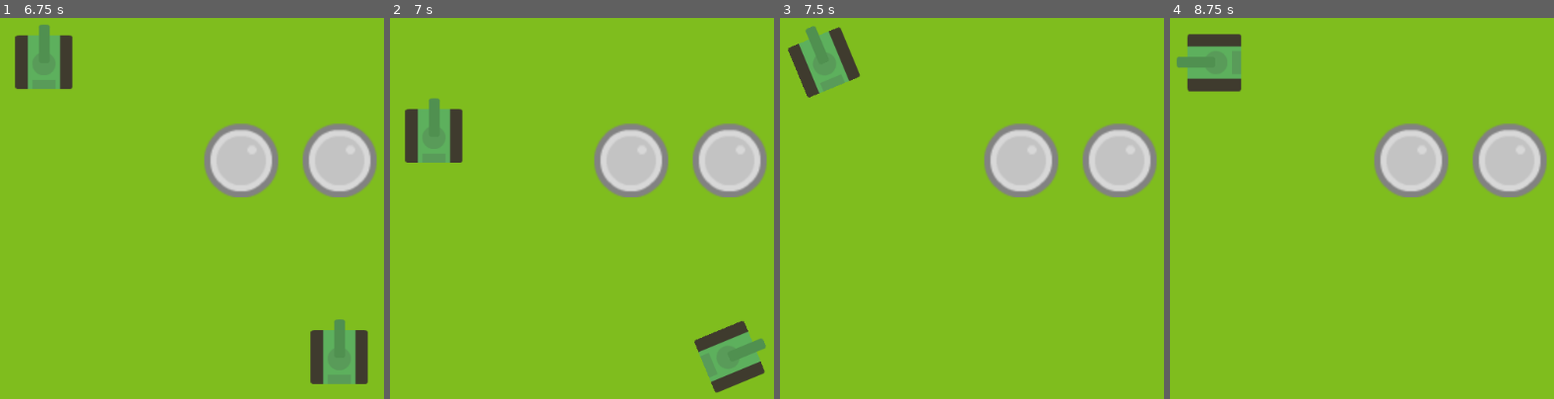
Above: before the commit, frames 1-4 (left to right).
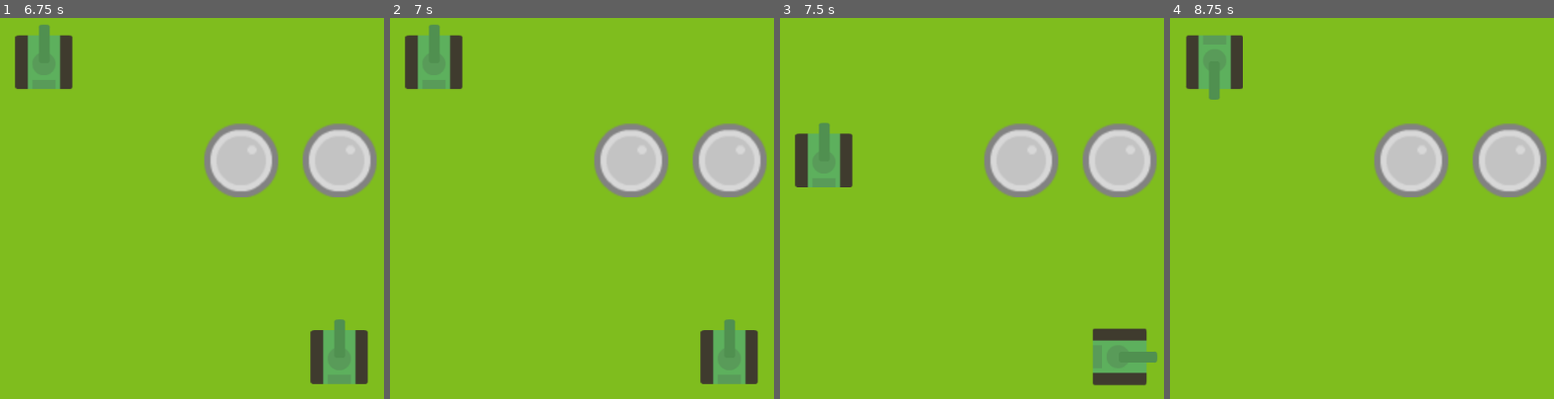
Above: after the commit, the same moments.

Repository: lendroit/tanktank
Game: Godot game, scene res://World.tscn
The game is run twice, just before and just after one commit, with the same random seed, the same clock (stepped at 60 frames per second) and the same inputs.
Inputs:
- Up to frame 1 (6.75 s): tap Enter (end_turn_p1) at 0.5, 2, 3.5, 5.85 s; hold Right (rotate_right_p1) 0.53-1.28 s; hold S (move_backward_p2) 0.53-1.28 s; tap Up (move_frontward_p1) at 0.8, 1.35, 6.05 s; tap Space (shoot_p1) at 1.25, 2.75, 3.8, 4.25, 4.35 s; hold Down (move_backward_p1) 1.28-2.03 s; tap Z (move_frontward_p2) at 1.55 s; hold Z (move_frontward_p2) 2.03-2.78 s; hold Right (rotate_right_p1) 2.03-3.53 s; tap Q (rotate_left_p2) at 2.3, 2.85 s; tap D (rotate_right_p2) at 3.05 s; hold D (rotate_right_p2) 3.53-4.28 s; hold Left (rotate_left_p1) 3.53-5.03 s; tap A (shoot_p2) at 4.55 s; hold Down (move_backward_p1) 5.03-5.78 s; hold A (shoot_p2) 5.03-5.78 s; tap S (move_backward_p2) at 5.3 s; hold Right (rotate_right_p1) from 5.78 s (still down); hold E (end_turn_p2) from 6.53 s (still down)
- Up to frame 2 (7 s): keep holding Right (rotate_right_p1); keep holding E (end_turn_p2); tap Z (move_frontward_p2) at 6.8 s
- Up to frame 3 (7.5 s): keep holding Right (rotate_right_p1); release E (end_turn_p2) at 7.28 s; tap S (move_backward_p2) at 7.35 s
- Up to frame 4 (8.75 s): tap Q (rotate_left_p2) at 7.55 s; release Right (rotate_right_p1) at 8.03 s; hold Down (move_backward_p1) from 8.03 s (still down); hold Up (move_frontward_p1) from 8.03 s (still down); tap D (rotate_right_p2) at 8.3 s

Frame 1 is identical in both runs. In frame 2, 6.1% of the frame differs, in the area x 3-98%, y 1-99%; in frame 3, 6.6%, in the area x 2-99%, y 2-97%; in frame 4, 1.5%.

Commit message:
refactor: Split logic of input and tank logic

Diff:
--- a/Grid.gd
+++ b/Grid.gd
@@ -12,7 +12,8 @@
 const INITIAL_POSITION_PLAYER_1 = Vector2(3, 3)
 const INITIAL_POSITION_PLAYER_2 = Vector2(0, 0)
 
-var TankClass = preload("res://Tank/Tank.tscn")
+var Tank1 = preload("res://Tank/Tank1.tscn")
+var Tank2 = preload("res://Tank/Tank2.tscn")
 
 var player_1_ready = false
 var player_2_ready = false
@@ -54,7 +55,11 @@
 	object_positions = array
 
 func place_tank(initial_position: Vector2, tank_name: String):
-	var new_tank = TankClass.instance()
+	var new_tank
+	if tank_name == "PLAYER_1":
+		new_tank = Tank1.instance()
+	if tank_name == "PLAYER_2":
+		new_tank = Tank2.instance()
 	new_tank.tank_name = tank_name
 
 	var world_position = self.map_to_world(initial_position)
--- a/Tank/Tank.gd
+++ b/Tank/Tank.gd
@@ -21,44 +21,6 @@
 }
 
 var actions_queue = []
-
-func _input(event):
-	if is_executing_actions:
-		return
-
-#TODO Create Tank1 and Tank2 that implements the _input actions
-	if self.tank_name == "PLAYER_1":
-		if event.is_action_pressed("rotate_right_p1"):
-			actions_queue.append(Actions.ROTATE_RIGHT)
-
-		if event.is_action_pressed("rotate_left_p1"):
-			actions_queue.append(Actions.ROTATE_LEFT)
-
-		if event.is_action_pressed("move_frontward_p1"):
-			actions_queue.append(Actions.MOVE_FRONTWARD)
-
-		if event.is_action_pressed("move_backward_p1"):
-			actions_queue.append(Actions.MOVE_BACKWARD)
-
-		if event.is_action_pressed("shoot_p1"):
-			actions_queue.append(Actions.SHOOT)
-
-
-	if self.tank_name == "PLAYER_2":
-		if event.is_action_pressed("rotate_right_p2"):
-			actions_queue.append(Actions.ROTATE_RIGHT)
-
-		if event.is_action_pressed("rotate_left_p2"):
-			actions_queue.append(Actions.ROTATE_LEFT)
-
-		if event.is_action_pressed("move_frontward_p2"):
-			actions_queue.append(Actions.MOVE_FRONTWARD)
-
-		if event.is_action_pressed("move_backward_p2"):
-			actions_queue.append(Actions.MOVE_BACKWARD)
-
-		if event.is_action_pressed("shoot_p2"):
-			actions_queue.append(Actions.SHOOT)
 
 
 func move_frontward():
--- a/Tank/Tank.tscn
+++ b/Tank/Tank.tscn
@@ -16,7 +16,9 @@
 texture = ExtResource( 2 )
 
 [node name="Tween" type="Tween" parent="."]
-[connection signal="tween_completed" from="Tween" to="." method="_on_Tween_tween_completed"]
 
 [node name="Laser" parent="." instance=ExtResource( 4 )]
 position = Vector2( 0.260712, -49.5828 )
+
+[node name="Script" type="Node2D" parent="."]
+[connection signal="tween_completed" from="Tween" to="." method="_on_Tween_tween_completed"]
--- /dev/null
+++ b/Tank/Tank1.tscn
@@ -0,0 +1,9 @@
+[gd_scene load_steps=3 format=2]
+
+[ext_resource path="res://Tank/Tank.tscn" type="PackedScene" id=1]
+[ext_resource path="res://Tank/Tank1Input.gd" type="Script" id=2]
+
+[node name="Tank1" instance=ExtResource( 1 )]
+
+[node name="Script" parent="." index="4"]
+script = ExtResource( 2 )
--- /dev/null
+++ b/Tank/Tank1Input.gd
@@ -0,0 +1,22 @@
+extends Node2D
+
+onready var parent = get_parent()
+
+func _input(event):
+	if parent.is_executing_actions:
+		return
+
+	if event.is_action_pressed("rotate_right_p1"):
+		parent.actions_queue.append(parent.Actions.ROTATE_RIGHT)
+
+	if event.is_action_pressed("rotate_left_p1"):
+		parent.actions_queue.append(parent.Actions.ROTATE_LEFT)
+
+	if event.is_action_pressed("move_frontward_p1"):
+		parent.actions_queue.append(parent.Actions.MOVE_FRONTWARD)
+
+	if event.is_action_pressed("move_backward_p1"):
+		parent.actions_queue.append(parent.Actions.MOVE_BACKWARD)
+
+	if event.is_action_pressed("shoot_p1"):
+		parent.actions_queue.append(parent.Actions.SHOOT)
--- /dev/null
+++ b/Tank/Tank2.tscn
@@ -0,0 +1,9 @@
+[gd_scene load_steps=3 format=2]
+
+[ext_resource path="res://Tank/Tank.tscn" type="PackedScene" id=1]
+[ext_resource path="res://Tank/Tank2Input.gd" type="Script" id=2]
+
+[node name="Tank2" instance=ExtResource( 1 )]
+
+[node name="Script" parent="." index="4"]
+script = ExtResource( 2 )
--- /dev/null
+++ b/Tank/Tank2Input.gd
@@ -0,0 +1,22 @@
+extends Node2D
+
+onready var parent = get_parent()
+
+func _input(event):
+	if parent.is_executing_actions:
+		return
+
+	if event.is_action_pressed("rotate_right_p2"):
+		parent.actions_queue.append(parent.Actions.ROTATE_RIGHT)
+
+	if event.is_action_pressed("rotate_left_p2"):
+		parent.actions_queue.append(parent.Actions.ROTATE_LEFT)
+
+	if event.is_action_pressed("move_frontward_p2"):
+		parent.actions_queue.append(parent.Actions.MOVE_FRONTWARD)
+
+	if event.is_action_pressed("move_backward_p2"):
+		parent.actions_queue.append(parent.Actions.MOVE_BACKWARD)
+
+	if event.is_action_pressed("shoot_p2"):
+		parent.actions_queue.append(parent.Actions.SHOOT)
--- a/World.tscn
+++ b/World.tscn
@@ -43,7 +43,7 @@
 position = Vector2( 384, 128 )
 
 [node name="ActionExecutionTimer" type="Timer" parent="Grid"]
-wait_time = 0.3
+wait_time = 0.5
 one_shot = true
 
 [node name="WorldEnvironment" type="WorldEnvironment" parent="."]
